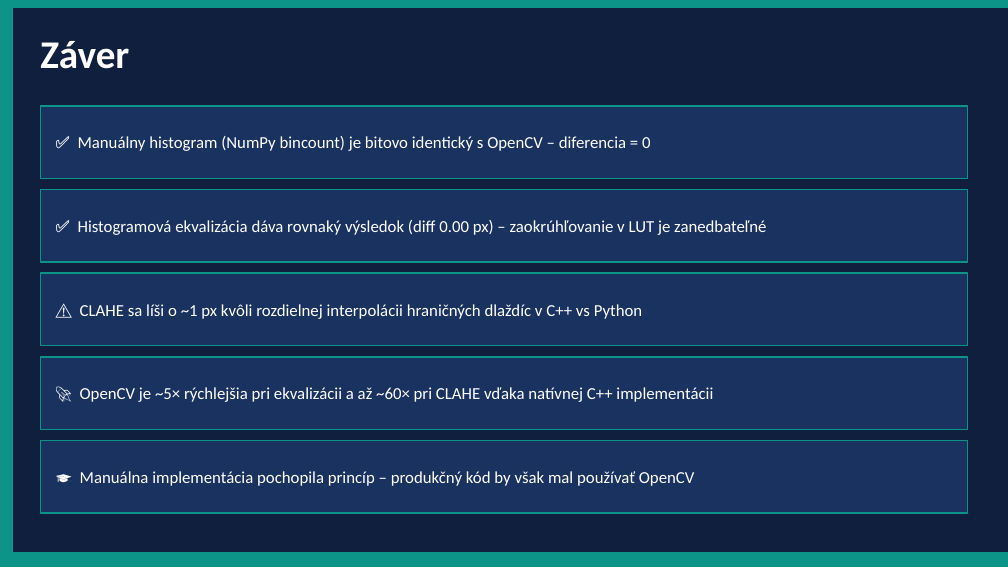
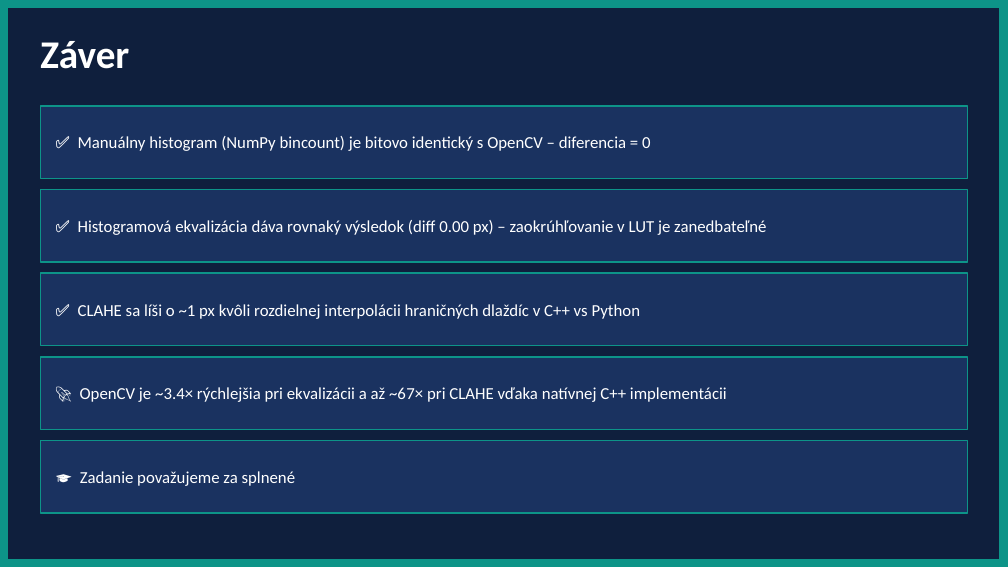
Before and after one commit to Martinbran/psvo_Kupec_Brandobur, a slide deck: slide 8 of Zadanie_3/Zadanie3_Prezentacia.pptx. Drawn at 1008x567 pixels with LibreOffice and Linux fonts; fonts in the diff are those of the drawing. Boxes give left, top, right and bottom in pixels: in the first picture for what was removed or moved away, otherwise in the second. Text is boxed around its words. In the diff, an @@ line names an element or a change of style, - is before the commit and + after.

Commit message:
pptx asi final

```diff
--- a/Zadanie_3/Zadanie3_Prezentacia.pptx
+++ b/Zadanie_3/Zadanie3_Prezentacia.pptx
@@ rectangle at <box>1,1,8,567</box>: rotation 0 to 90 degrees @@
@@ rectangle added at <box>999,0,1006,566</box>, fill #0D9488, outline #0D9488 1 pt @@
@@ text at <box>78,304,640,319</box>: text changed @@
-⚠️ CLAHE sa líši o ~1 px kvôli rozdielnej interpolácii hraničných dlaždíc v C++ vs Python
+✅ CLAHE sa líši o ~1 px kvôli rozdielnej interpolácii hraničných dlaždíc v C++ vs Python
@@ text at <box>80,387,727,402</box>: text changed @@
-🚀 OpenCV je ~5× rýchlejšia pri ekvalizácii a až ~60× pri CLAHE vďaka natívnej C++ implementácii
+🚀 OpenCV je ~3.4× rýchlejšia pri ekvalizácii a až ~67× pri CLAHE vďaka natívnej C++ implementácii
@@ text at <box>80,471,296,486</box>: text changed @@
-🎓 Manuálna implementácia pochopila princíp – produkčný kód by však mal používať OpenCV
+🎓 Zadanie považujeme za splnené
@@ rectangle: place and size @@
-rectangle at <box>0,553,1008,567</box>
+rectangle at <box>0,559,1008,566</box>
```
Also in this commit, not shown: 4 other slides changed, 2 slides added, 1 slide removed, 2 other files.
